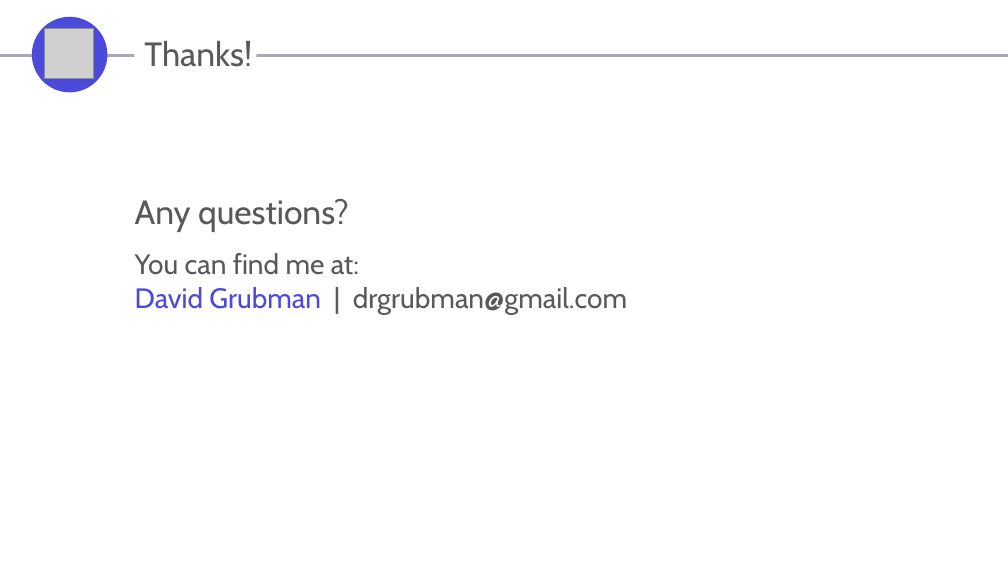
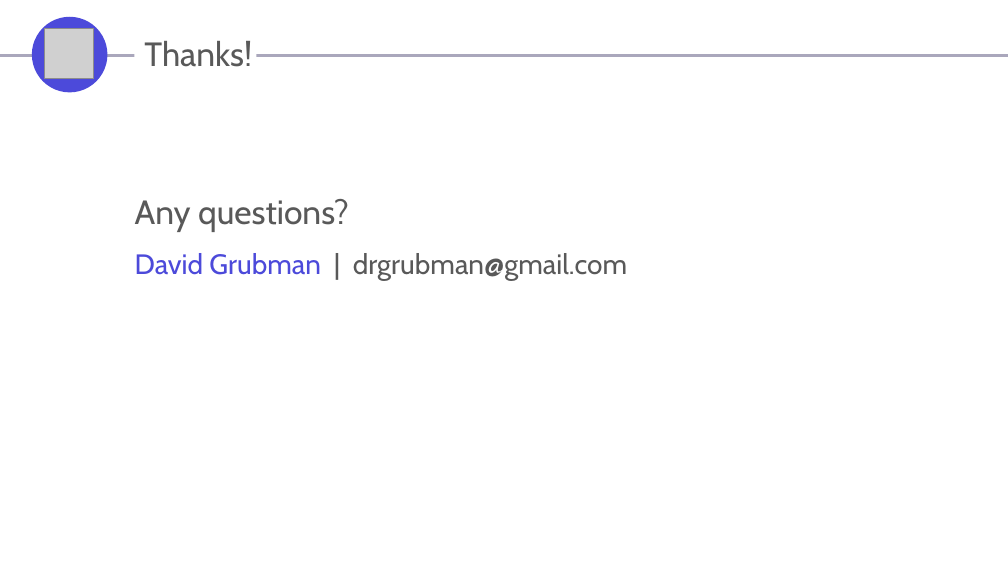
Before and after one commit to drgrubman/LIHTC-Project-Distribution, a slide deck: slide 22 of 2017-05_DRG_GenAssembly_ver.2.pptx. Drawn at 1008x567 pixels with LibreOffice and Linux fonts; fonts in the diff are those of the drawing; grey boxes stand for pictures. Boxes give left, top, right and bottom in pixels: in the first picture for what was removed or moved away, otherwise in the second. Text is boxed around its words. In the diff, an @@ line names an element or a change of style, - is before the commit and + after.

```diff
--- a/2017-05_DRG_GenAssembly_ver.2.pptx
+++ b/2017-05_DRG_GenAssembly_ver.2.pptx
@@ text at <box>135,253,359,275</box>: paragraph removed @@
-You can find me at:
```
Also in this commit, not shown: 1 other slide changed.
